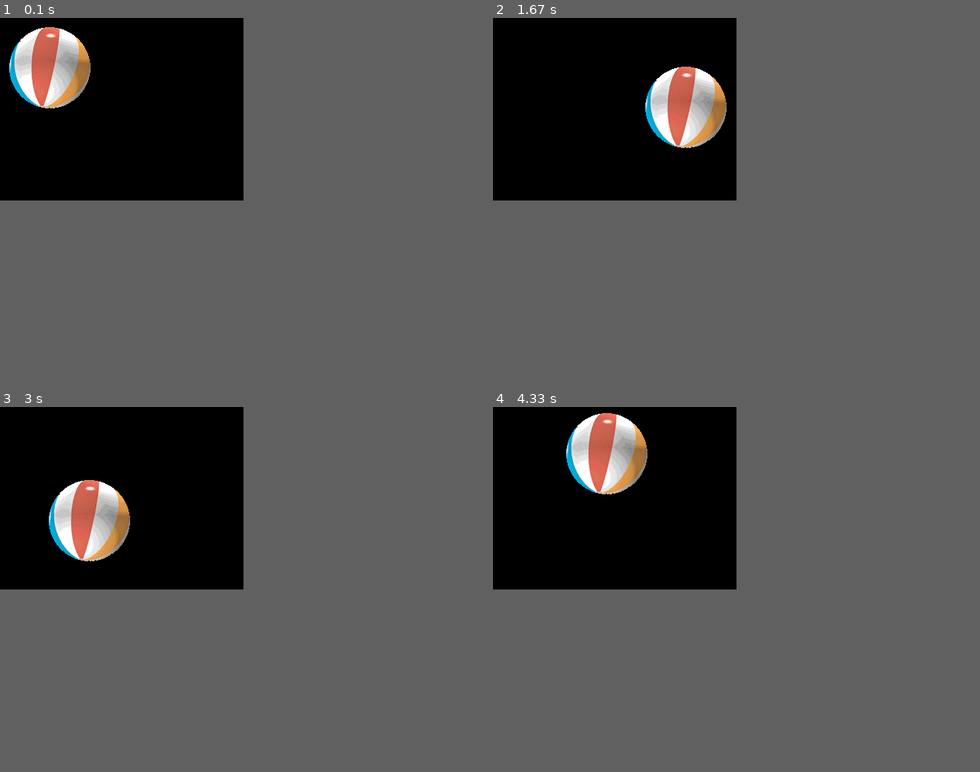
Above: before the commit, frames 1-4 (two rows, left to right).
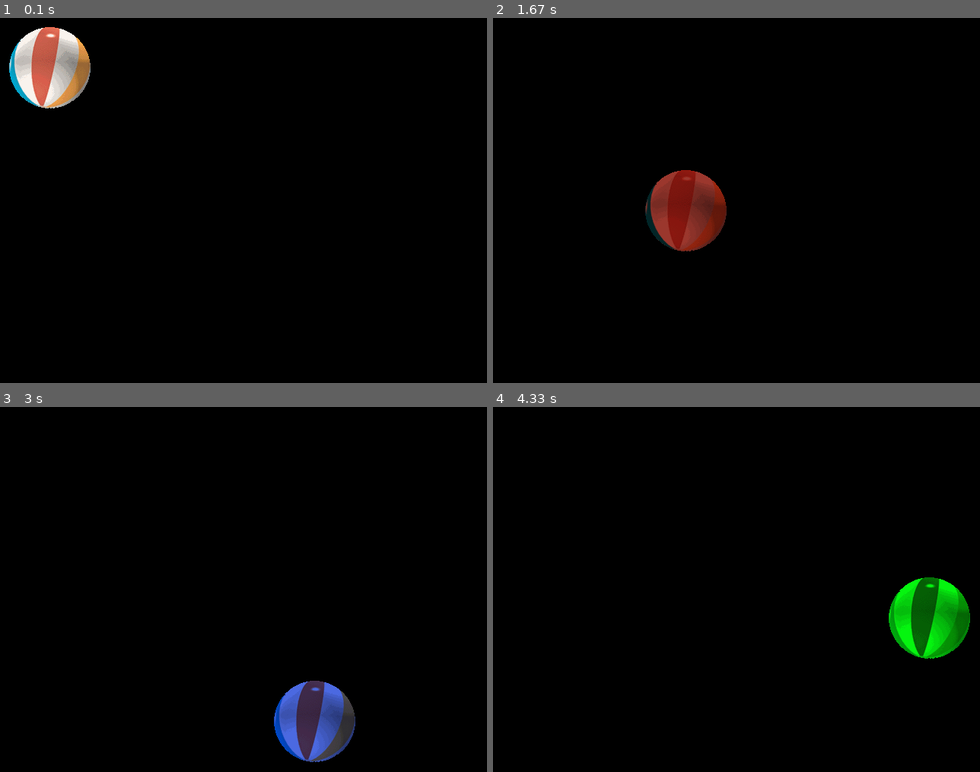
Above: after the commit, the same moments.

Repository: verhoevenv/python-school
Game: pygame game, started from voorbeelden/pygame/ball.py
The game is run twice, just before and just after one commit, with the same random seed, the same clock (stepped at 60 frames per second) and the same inputs.
Inputs:
- Up to frame 1 (0.1 s): no input
- Up to frame 2 (1.67 s): no input
- Up to frame 3 (3 s): no input
- Up to frame 4 (4.33 s): no input
In our replay, the window is 320x240 before the commit and 640x480 after it. These sizes can differ from the game's own. Grey fills any space a smaller window leaves; there, only what the larger window draws over its background counts as a difference.

The runs differ from the first frame. In frame 2, 5.8% of the frame differs, in the area x 31-48%, y 13-64%; in frame 3, 5.8%; in frame 4, 5.8%.

Commit message:
Fun met blending

Diff:
--- a/voorbeelden/pygame/ball.py
+++ b/voorbeelden/pygame/ball.py
@@ -1,14 +1,17 @@
 import sys, pygame
 pygame.init()
 
-size = width, height = 320, 240
+size = width, height = 640, 480
 speed = [2, 2]
 black = 0, 0, 0
 
 screen = pygame.display.set_mode(size)
 
-ball = pygame.image.load("intro_ball.gif")
+ball = pygame.image.load("intro_ball.gif").convert_alpha()
 ballrect = ball.get_rect()
+mask = pygame.Surface(ball.get_size(), pygame.SRCALPHA)
+
+i = 1
 
 clock = pygame.time.Clock()
 while 1:
@@ -23,5 +26,12 @@
         speed[1] = -speed[1]
 
     screen.fill(black)
-    screen.blit(ball, ballrect)
+
+    mask.blit(ball, (0,0))
+    i = i + 1
+    r = abs((i % 510) - 255)
+    g = abs(((i * 2) % 510) - 255)
+    b = abs(((i * 3) % 510) - 255)
+    mask.fill((r, g, b, 255), special_flags=pygame.BLEND_RGBA_MULT)
+    screen.blit(mask, ballrect)
     pygame.display.flip()
